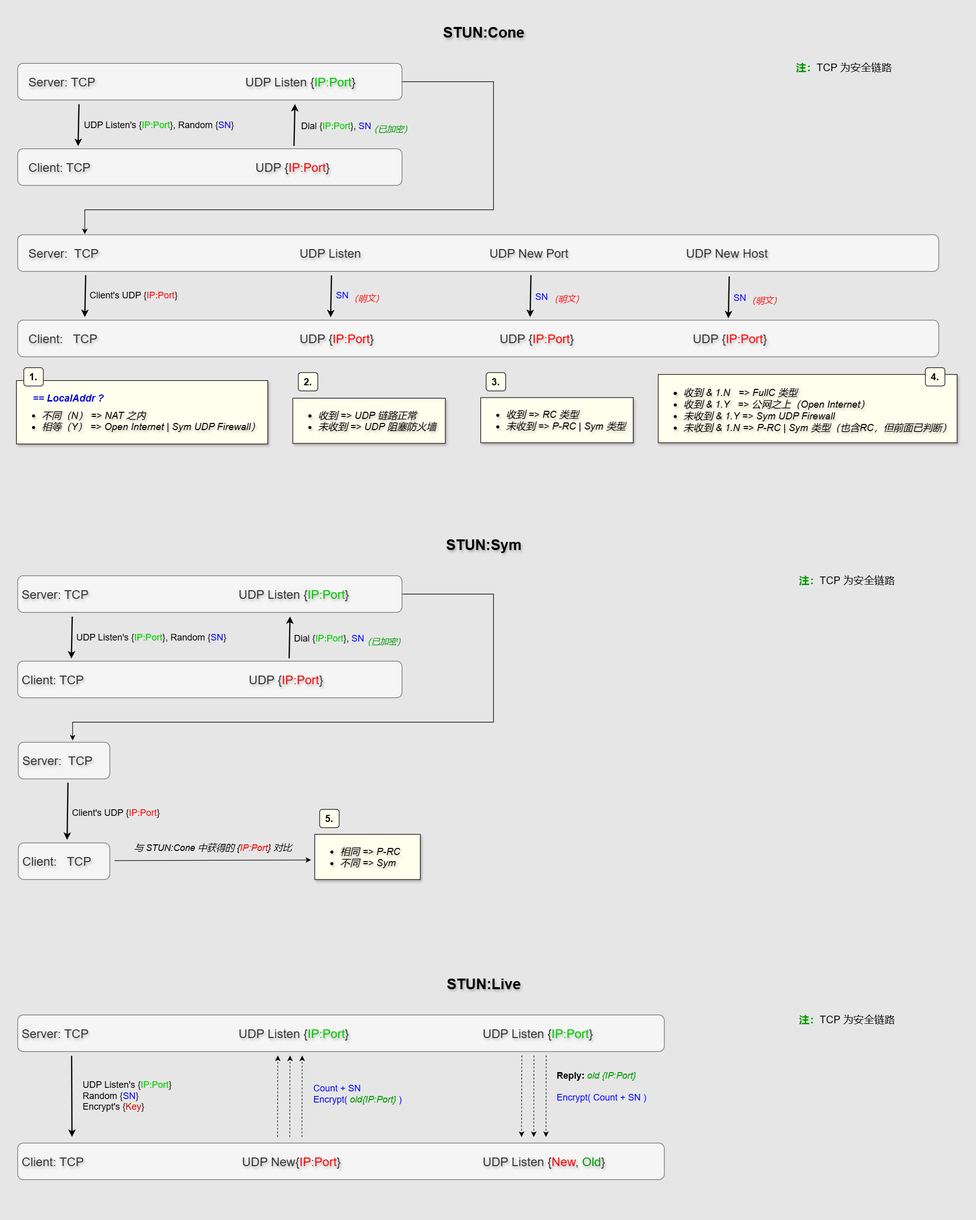
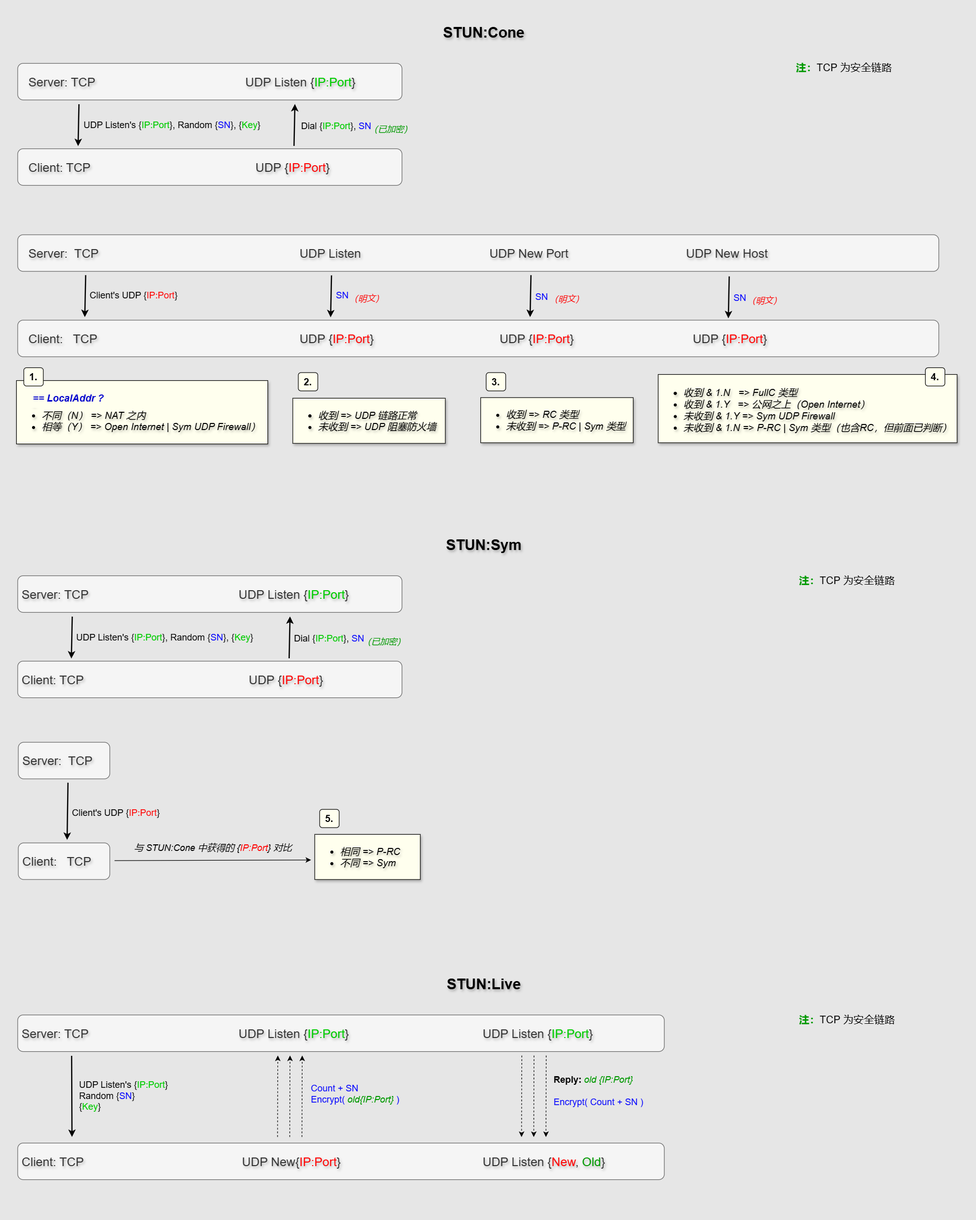
Before/after of a 976x1220 layered artwork. What changed in the layer stack:
renamed "图层 9" to "图层 10", painted on it over [69, 81, 647, 1113]
